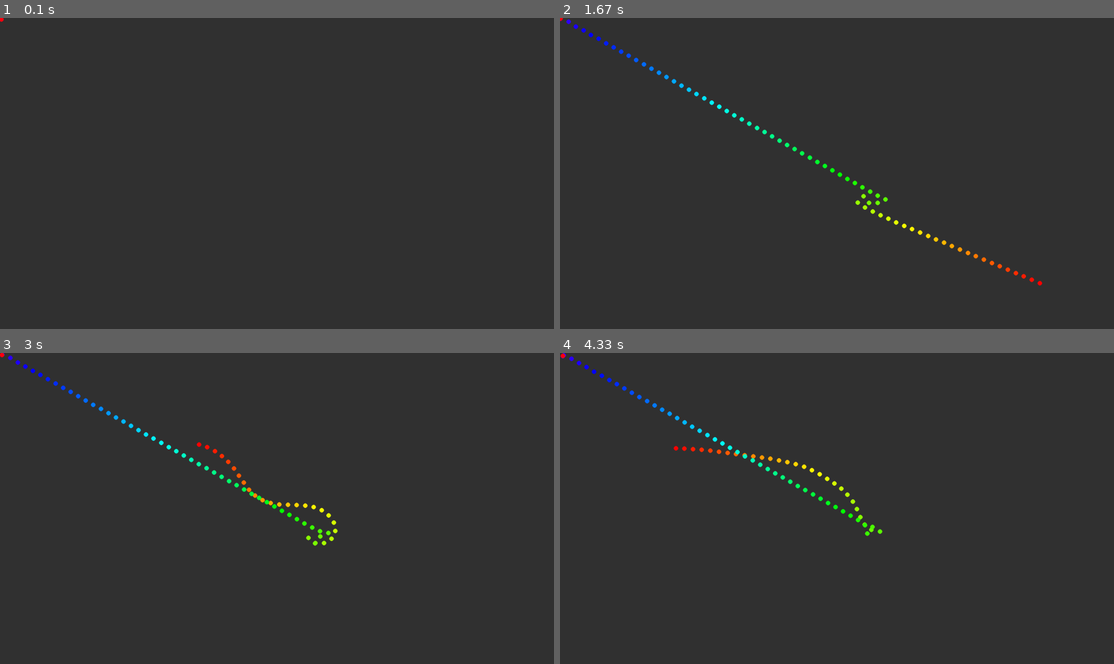
Above: before the commit, frames 1-4 (two rows, left to right).
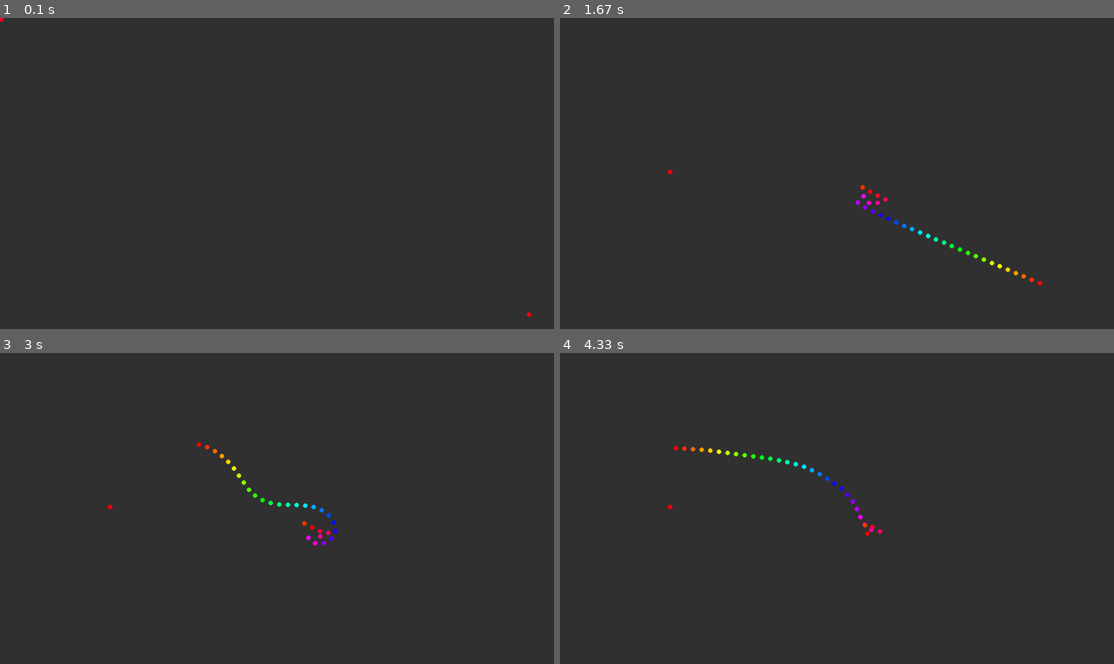
Above: after the commit, the same moments.

Repository: Cuchibambo/Main-Projects
Game: pygame game, started from python/ProceduralAnimations2.py
Two runs of this game, one before a commit and one after it. Both use one fixed random seed, a clock stepped at 60 frames per second and the inputs below.
Inputs (mouse positions are in pixels of both pictures, inside the frame that each line leads up to):
- Up to frame 1 (0.1 s): no input
- Up to frame 2 (1.67 s): click (1086, 313) at 0.38 s; click (842, 195) at 0.72 s; click (665, 126) at 1.05 s; click (1041, 282) at 1.38 s
- Up to frame 3 (3 s): click (288, 402) at 1.72 s; click (249, 589) at 2.05 s; click (260, 455) at 2.38 s; click (199, 443) at 2.72 s
- Up to frame 4 (4.33 s): click (981, 480) at 3.05 s; click (1008, 502) at 3.38 s; click (953, 452) at 3.72 s; click (676, 449) at 4.05 s

The runs differ from the first frame. In frame 1, less than 0.1% of the frame differs, in the area x 0-96%, y 0-97%; in frame 2, 0.8%, in the area x 0-86%, y 0-85%; in frame 3, 0.8%; in frame 4, 0.8%.

Commit message:
changeing order

Diff:
--- a/python/ProceduralAnimations2.py
+++ b/python/ProceduralAnimations2.py
@@ -103,25 +103,24 @@
     R = R*V
     G = G*V
     B = B*V
-    print((int(R*255),int(G*255),int(B*255)))
     return (int(R*255),int(G*255),int(B*255))
 
 
-nbPoints = 100
+nbPoints = 30
 PointRadius = 8
 Closeness = 30
 grow = False
-FoodSpawn = False
-MaxFood = 10
+TimeBetweenPointsSpawn = 1000*5
+FoodSpawn = True
+MaxFood = 1
 Foods = []
-TimeBetweenPointsSpawn = 1000*5
-ColorsRandom = True
-PointsPerRainbow = 100
+NotColorsRandom = True
+PointsPerRainbow = 30
 StartColor = [0,1,1] # HSV in degrees and ratios respectively
+RandomBgColor = False
+
 CurrentColor = StartColor
-RandomBgColor = False
-
-if not ColorsRandom:
+if not NotColorsRandom:
     Points = [Point(None, [0,0], 0, RandomColor())]
     for _ in range(nbPoints-1):
         AddAPoint(RandomColor())
@@ -155,7 +154,7 @@
                 running = False
             elif event.type == GROW:
                 if grow:
-                    if ColorsRandom:
+                    if NotColorsRandom:
                         nbPoints+=1
                         CurrentColor[0] += 360/(PointsPerRainbow-1)
                         AddAPoint(Convert_HSV_to_RGB(CurrentColor))
@@ -177,7 +176,7 @@
                     point.pos[0] >= food.pos[0]-PointRadius and
                     point.pos[1] <= food.pos[1]+PointRadius and
                     point.pos[1] >= food.pos[1]-PointRadius):
-                    if ColorsRandom:
+                    if NotColorsRandom:
                         nbPoints+=1
                         CurrentColor[0] += 360/(PointsPerRainbow-1)
                         AddAPoint(Convert_HSV_to_RGB(CurrentColor))
@@ -191,7 +190,6 @@
 
         for point in Points:
             pygame.draw.circle(Surface, point.color, (point.pos[0],point.pos[1]), PointRadius)
-        print(nbPoints)
 
         for food in Foods:
             pygame.draw.circle(Surface, food.color, (food.pos[0],food.pos[1]), PointRadius)
